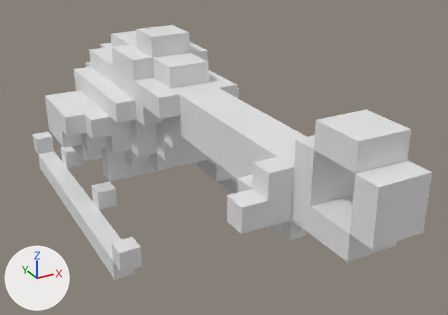
The OBJ model app/src/main/assets/models/helicopter.obj, before and after one commit.
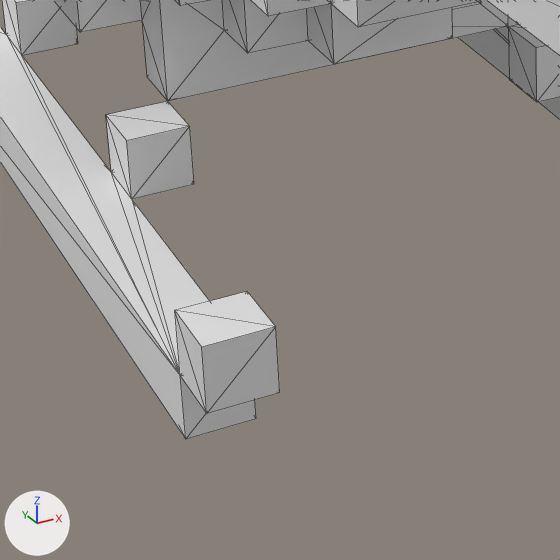
Old and new are each drawn whole from a 50 mm camera at (-3.03, -7.34, 4.15) aimed at (0.28, -1.33, 1.14) and again close up on the part from 14% to 50% of the width and 48% to 100% of the height. The axes (+X, +Y, +Z) are drawn at lower left. The lights are the same throughout. The close-ups show mesh edges as thin lines. Where no turn or scale is listed for an object, it has been applied to the vertices.

In view in the first close-up: 'helicopter'.
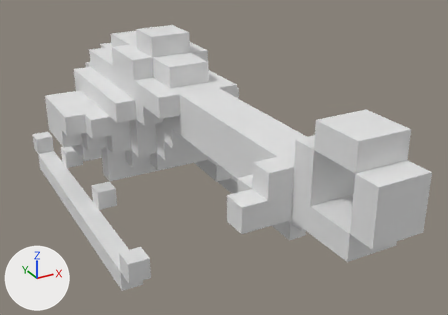
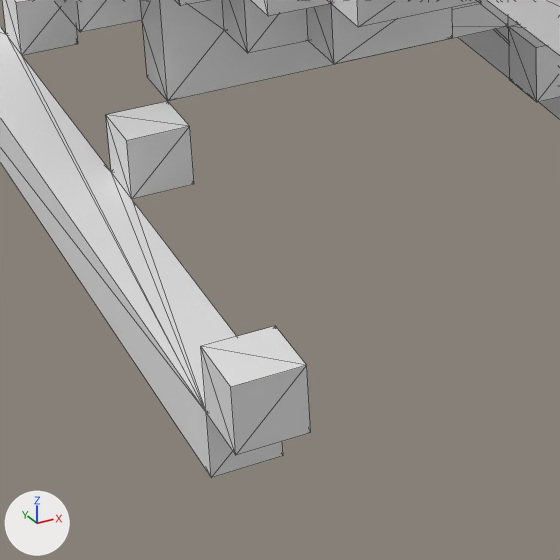
Location of each change, [x1, y1, x2, y2] in pixels of the close-ups (560 x 560 px; the box of a moved part takes in the faces that stretch with it):
'helicopter', reshaped
    before: [0, 0, 560, 439]
    after: [0, 0, 560, 478]
part 1 of me_helicopter, moved or reshaped
    before: [0, 33, 280, 439]
    after: [0, 33, 311, 478]

The change, as a diff of the scene's bpy script:
```diff
--- a/app/src/main/assets/models/helicopter.obj.py
+++ b/app/src/main/assets/models/helicopter.obj.py
@@ me_helicopter @@
 me_helicopter.from_pydata(...)  # 352 vertices, 704 faces; spans x -1.25..1.25, y -4.5..2.25, z 0.0..2.5
 # used by ob_helicopter; location = (0.0, 0.0, 0.0)
+# me_helicopter part 1: all 10 vertices in x -1.25..-1.0, y -1.75..-1.5, z 0.0..0.5 are moved by (0.0, -0.25, 0.0)
```
